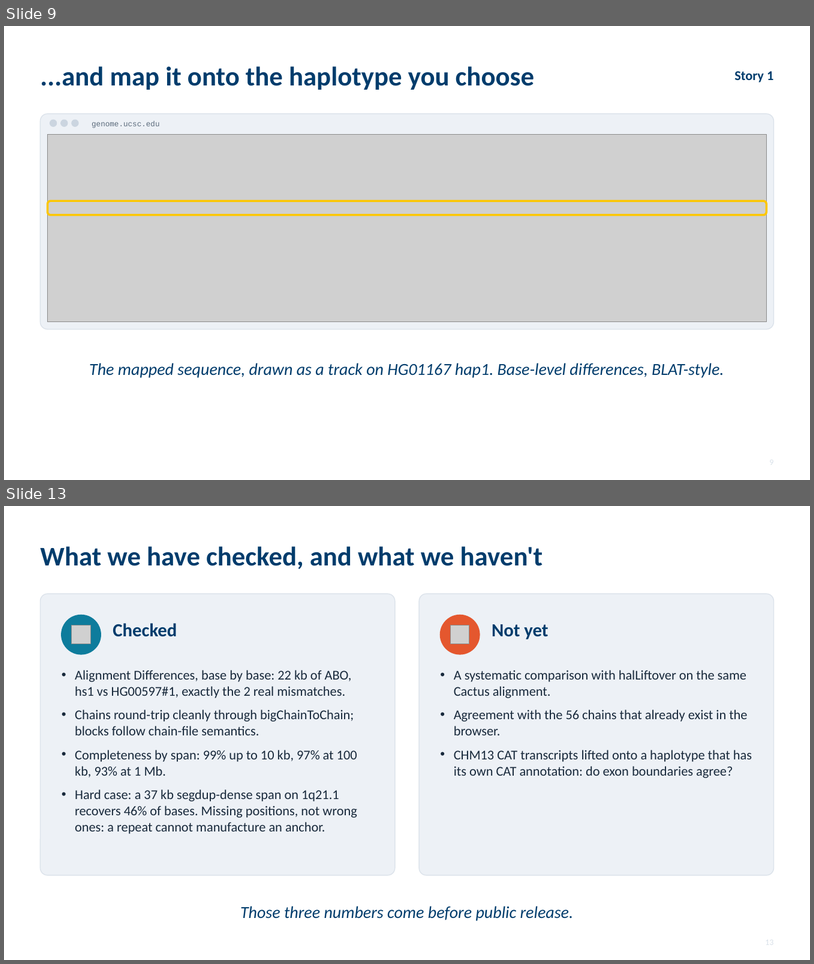
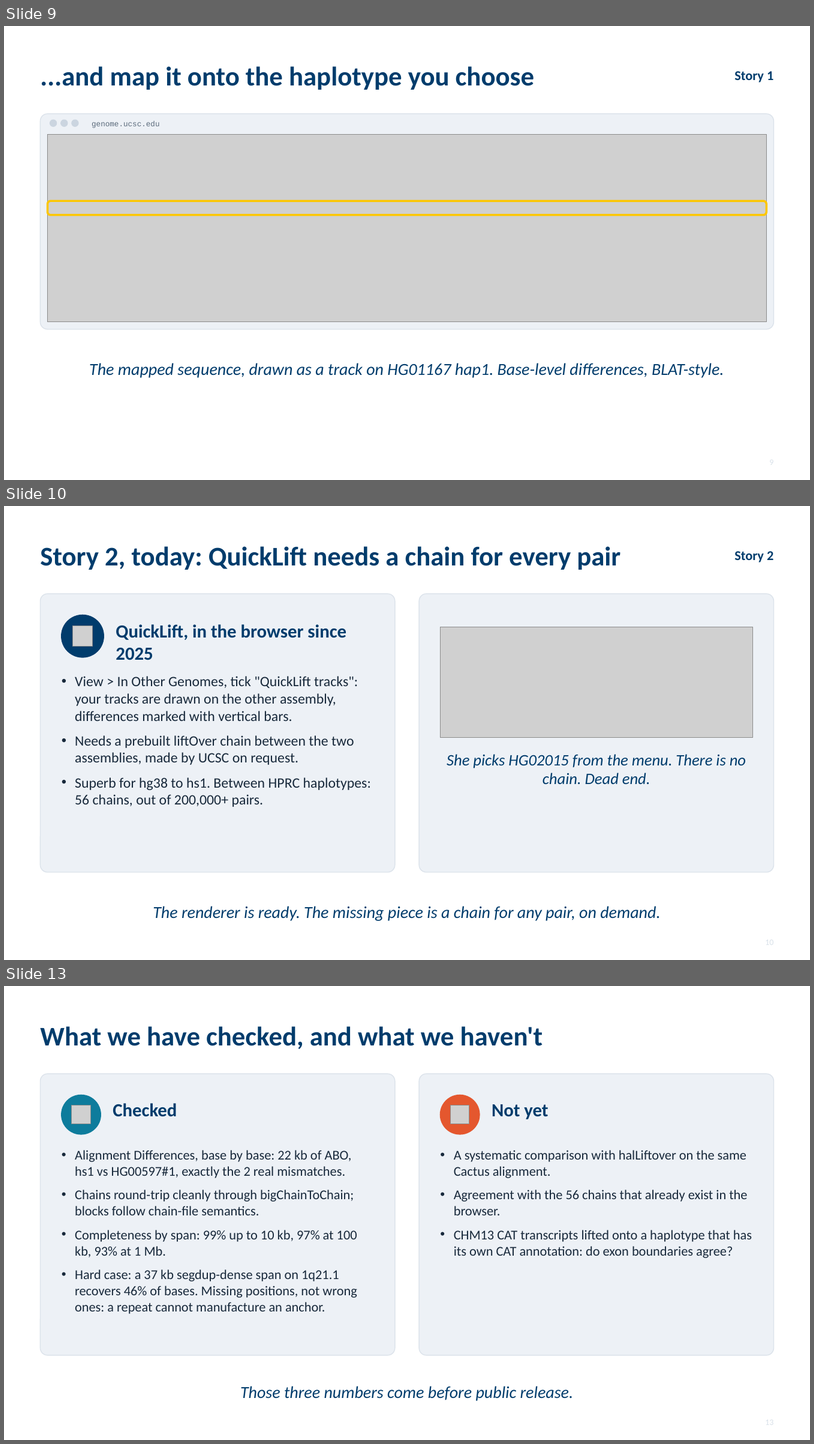
Before and after one commit to parsaeskandar/hprc_2026_poster, a slide deck: talk/HPRC2026_talk.pptx. Shown one above the other, each under a label of ours: slides 9 and 13 before the commit, slides 9, 10 and 13 after it; the slides between them are not shown. The pictures are 814x964 and 814x1444 pixels, drawn with LibreOffice and Linux fonts; fonts in the diff are those of the drawing; grey boxes stand for pictures. Boxes give left, top, right and bottom in pixels: in the first picture for what was removed or moved away, otherwise in the second. Text is boxed around its words. In the diff, an @@ line names an element or a change of style, - is before the commit and + after.

Commit message:
Talk: elaborate the two user stories (insertion absent from GRCh38; gene known on a reference), add QuickLift-today slide, fold hgConvert into the convert slide

```diff
--- a/talk/HPRC2026_talk.pptx
+++ b/talk/HPRC2026_talk.pptx
@@ slide 10 added at [4,506,810,960], background #FFFFFF @@
@@ text added at [40,546,621,570], 32 pt, text #003C6C, bold @@
+Story 2, today: QuickLift needs a chain for every pair
@@ text added at [735,551,774,562], 16 pt, text #003C6C, bold @@
+Story 2
@@ rounded rectangle added at [40,594,395,872], fill #EDF1F6, outline #DCE3EB 1 pt @@
@@ rounded rectangle added at [420,594,775,872], fill #EDF1F6, outline #DCE3EB 1 pt @@
@@ ellipse added at [62,615,104,657], fill #003C6C, outline #003C6C 1 pt @@
@@ picture added at [72,626,93,646] @@
@@ text added at [116,624,347,660], 22 pt, text #003C6C, bold @@
+QuickLift, in the browser since 2025
@@ picture added at [441,627,753,737] @@
@@ text added at [75,676,371,807], 17 pt, text #18293B @@
+• View > In Other Genomes, tick "QuickLift tracks": your tracks are drawn on the other assembly, differences marked with vertical bars.
+• Needs a prebuilt liftOver chain between the two assemblies, made by UCSC on request.
+• Superb for hg38 to hs1. Between HPRC haplotypes: 56 chains, out of 200,000+ pairs.
@@ text added at [447,754,746,784], 19 pt, text #003C6C, italic @@
+She picks HG02015 from the menu. There is no chain. Dead end.
@@ text added at [153,906,660,921], 20 pt, text #003C6C, italic @@
+The renderer is ready. The missing piece is a chain for any pair, on demand.
```
Also in this commit, not shown: 5 slides changed, 1 slide removed, 6 other files.
